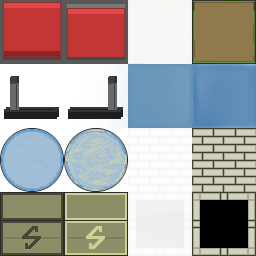
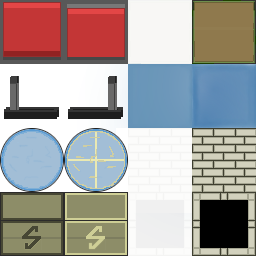
Before/after of a 256x256 layered artwork. What changed in the layer stack:
added layer "Вставленный слой #1" in group "water-spill" over [64, 129, 127, 191]
hid "spark" over [64, 129, 127, 191]
